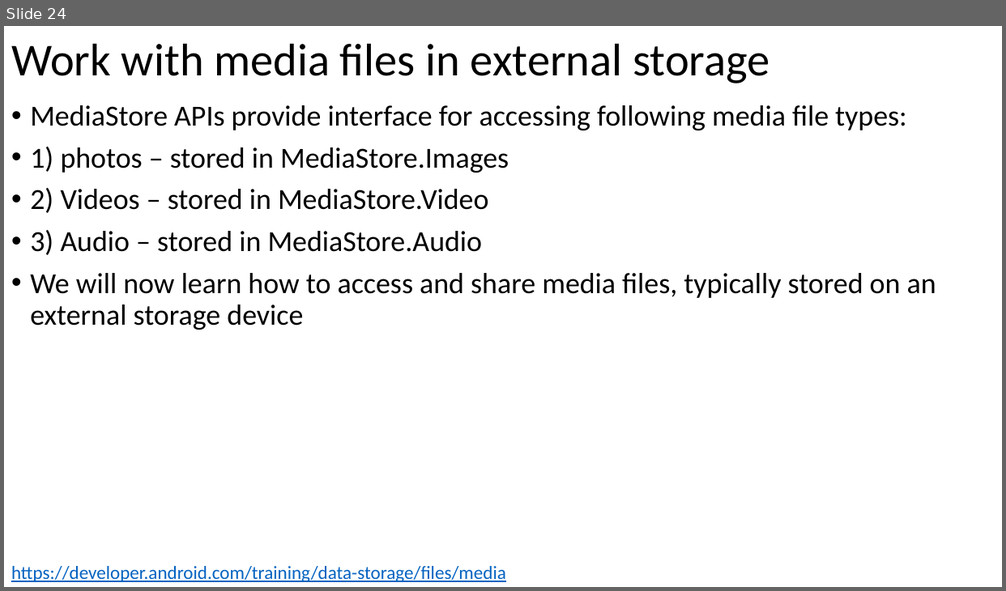
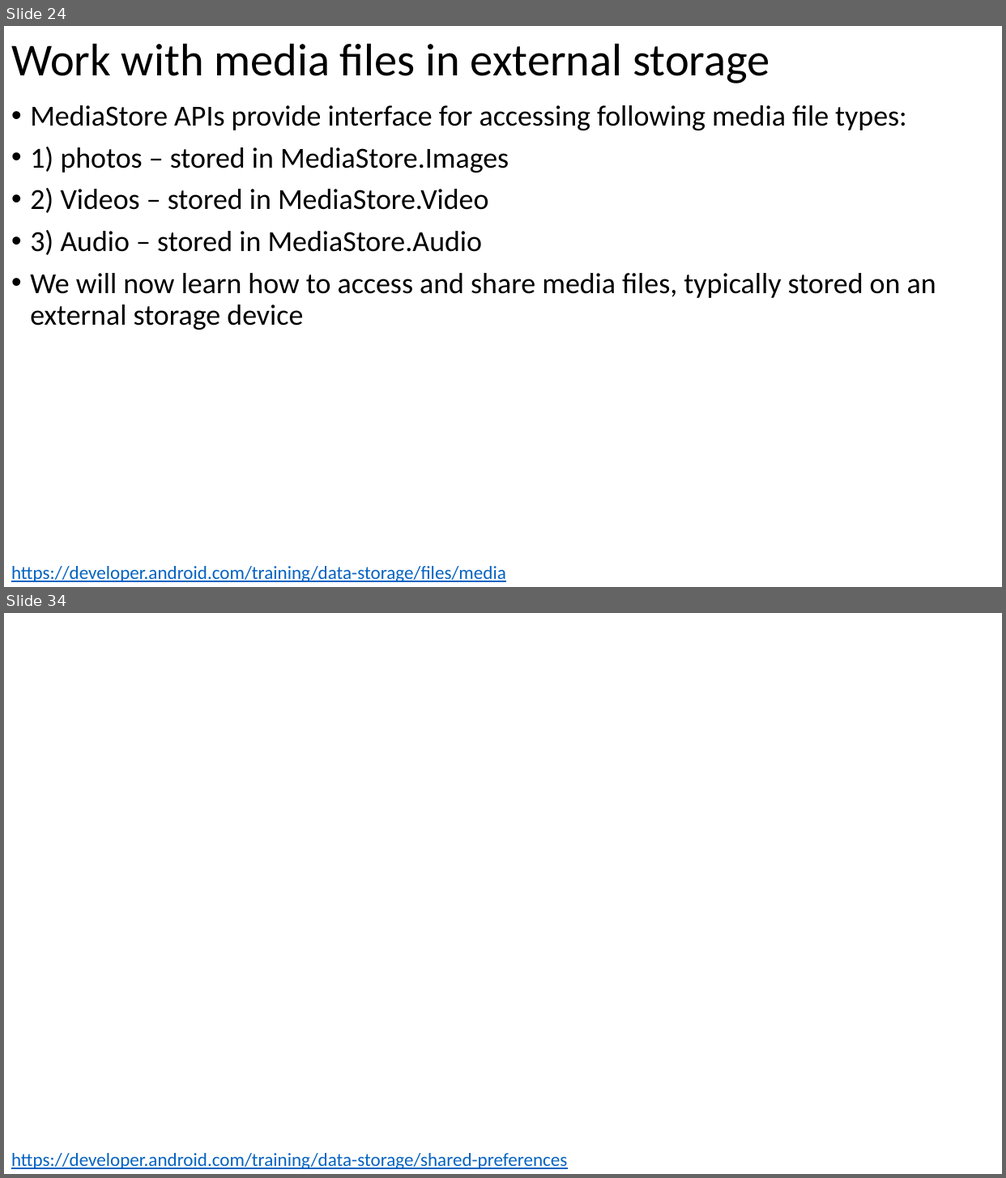
Before and after one commit to russellu/cs230, a slide deck: Lecture_11.pptx. Shown one above the other, each under a label of ours: slide 24 before the commit, slides 24 and 34 after it; the slides between them are not shown. The pictures are 1006x591 and 1006x1178 pixels, drawn with LibreOffice and Linux fonts; fonts in the diff are those of the drawing. Boxes give left, top, right and bottom in pixels: in the first picture for what was removed or moved away, otherwise in the second. Text is boxed around its words. In the diff, an @@ line names an element or a change of style, - is before the commit and + after.

```diff
--- a/Lecture_11.pptx
+++ b/Lecture_11.pptx
@@ slide 34 added at (4,613,1002,1174), background #FFFFFF @@
@@ text added at (11,1153,567,1169), 18 pt, text #0563C1, underline @@
+https://developer.android.com/training/data-storage/shared-preferences
```
Also in this commit, not shown: 3 slides changed, 6 other slides added.
